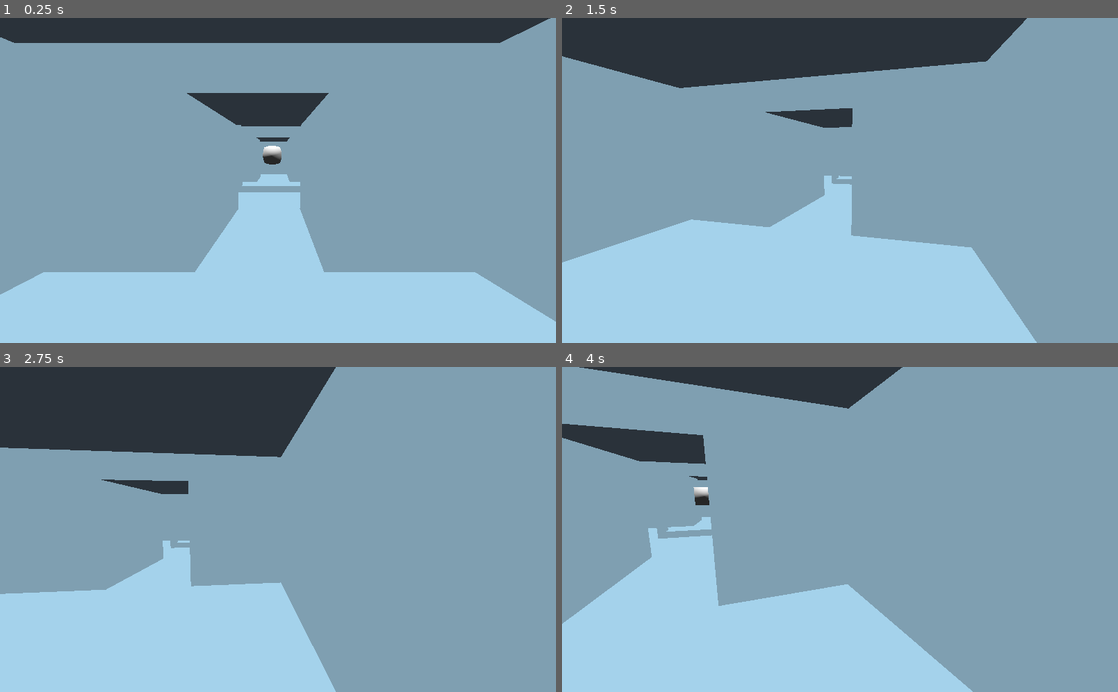
Above: before the commit, frames 1-4 (two rows, left to right).
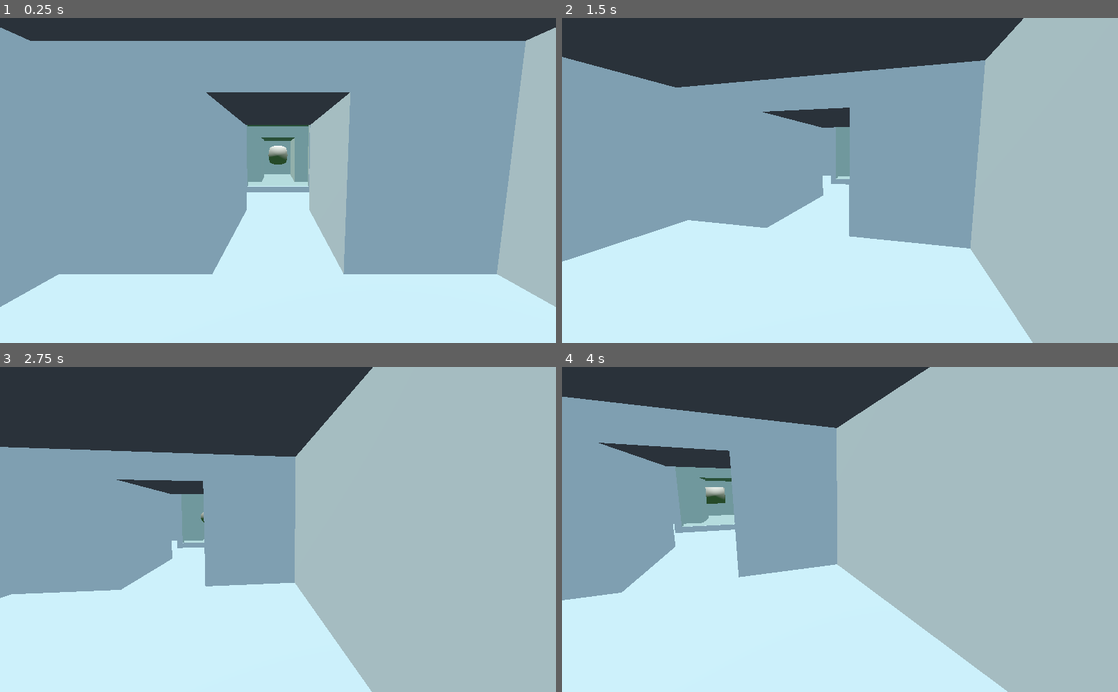
Above: after the commit, the same moments.

Repository: Eptwalabha/raymarching-godot
Game: Godot game, scene res://scene/Demo.tscn
The game is run twice, just before and just after one commit, with the same random seed, the same clock (stepped at 60 frames per second) and the same inputs.
Inputs (mouse positions are in pixels of both pictures, inside the frame that each line leads up to):
- Up to frame 1 (0.25 s): no input
- Up to frame 2 (1.5 s): tap Enter at 0.5 s; move the mouse to (867, 180) at 0.52 s; hold I (move_right) 0.53-1.28 s; move the mouse to (812, 180) at 1.27 s; hold U (move_backward) from 1.28 s (still down)
- Up to frame 3 (2.75 s): move the mouse to (289, 523) at 2.02 s; release U (move_backward) at 2.03 s; hold I (move_right) from 2.03 s (still down)
- Up to frame 4 (4 s): move the mouse to (834, 536) at 2.77 s; move the mouse to (878, 532) at 3.52 s; release I (move_right) at 3.53 s; hold A (move_left) from 3.53 s (still down)

The runs differ from the first frame. In frame 1, 36% of the frame differs, in the area x 0-100%, y 0-100%; in frame 2, 51%; in frame 3, 65%; in frame 4, 76%.

Commit message:
add floating cubes

Diff:
--- a/scene/Demo.tscn
+++ b/scene/Demo.tscn
@@ -1,22 +1,49 @@
-[gd_scene load_steps=10 format=2]
+[gd_scene load_steps=12 format=2]
 
 [ext_resource path="res://scene/test/Test3D.gd" type="Script" id=1]
 [ext_resource path="res://scene/Player.tscn" type="PackedScene" id=2]
-[ext_resource path="res://materials/RMFristRoom.tres" type="Material" id=3]
+[ext_resource path="res://scene/prop/Portal.tscn" type="PackedScene" id=3]
 [ext_resource path="res://materials/RMCorridor.tres" type="Material" id=4]
 [ext_resource path="res://scene/prop/ShowRoom.tscn" type="PackedScene" id=5]
 [ext_resource path="res://scene/prop/Slider.tscn" type="PackedScene" id=6]
 [ext_resource path="res://materials/RMWorldSpace.tres" type="Material" id=7]
 [ext_resource path="res://materials/RMLocalSpace.tres" type="Material" id=8]
+[ext_resource path="res://scene/prop/FloatingCube.tscn" type="PackedScene" id=9]
 
-[sub_resource type="QuadMesh" id=1]
-size = Vector2( 2, 2 )
+[sub_resource type="Animation" id=2]
+resource_name = "move"
+length = 5.0
+loop = true
+tracks/0/type = "value"
+tracks/0/path = NodePath("Pedestal/Cube:rotation_degrees")
+tracks/0/interp = 1
+tracks/0/loop_wrap = true
+tracks/0/imported = false
+tracks/0/enabled = true
+tracks/0/keys = {
+"times": PoolRealArray( 0, 5 ),
+"transitions": PoolRealArray( 1, 1 ),
+"update": 0,
+"values": [ Vector3( 35, 1.47399e-06, 45 ), Vector3( 35, 360, 45 ) ]
+}
+tracks/1/type = "value"
+tracks/1/path = NodePath("Pedestal/Cube:translation")
+tracks/1/interp = 2
+tracks/1/loop_wrap = true
+tracks/1/imported = false
+tracks/1/enabled = true
+tracks/1/keys = {
+"times": PoolRealArray( 0, 2.5 ),
+"transitions": PoolRealArray( 1, 1 ),
+"update": 0,
+"values": [ Vector3( 0, 0.75, 0 ), Vector3( 0, 1, 0 ) ]
+}
+
+[sub_resource type="BoxShape" id=1]
+extents = Vector3( 3, 1, 0.1 )
 
 [node name="Demo" type="Spatial"]
 script = ExtResource( 1 )
-
-[node name="KinematicBody" parent="." instance=ExtResource( 2 )]
-transform = Transform( 1, 0, 0, 0, 1, 0, 0, 0, 1, 0.215192, 0.917717, 4.04518 )
 
 [node name="Level" type="Spatial" parent="."]
 transform = Transform( 1, 0, 0, 0, 1, 0, 0, 0, 1, 0, 0.917716, 0 )
@@ -25,34 +52,30 @@
 use_collision = true
 
 [node name="CSGBox" type="CSGBox" parent="Level/CSGCombiner"]
-transform = Transform( 1, 0, 0, 0, 1, 0, 0, 0, 1, -5.59952, 0, -1.81335 )
 width = 19.0319
-height = 4.95942
+height = 4.0
 depth = 19.9936
 
 [node name="CSGCombiner" type="CSGCombiner" parent="Level/CSGCombiner"]
 operation = 2
 
 [node name="room1" type="CSGBox" parent="Level/CSGCombiner/CSGCombiner"]
-transform = Transform( 1, 0, 0, 0, 1, 0, 0, 0, 1, 0, 0.5, 4 )
-width = 5.0
-height = 2.5
-depth = 5.0
-
-[node name="room4" type="CSGBox" parent="Level/CSGCombiner/CSGCombiner"]
-transform = Transform( 1, 0, 0, 0, 1, 0, 0, 0, 1, -6, 0.5, 4 )
+transform = Transform( 1, 0, 0, 0, 1, 0, 0, 0, 1, 5, 0.5, 7 )
 width = 5.0
 height = 2.5
 depth = 5.0
 
 [node name="room2" type="CSGBox" parent="Level/CSGCombiner/CSGCombiner"]
-transform = Transform( 1, 0, 0, 0, 1, 0, 0, 0, 1, 0, 0.5, -4 )
+transform = Transform( 1, 0, 0, 0, 1, 0, 0, 0, 1, 5, 0.5, -1 )
 width = 5.0
 height = 2.5
 depth = 5.0
 
+[node name="Portal" parent="Level/CSGCombiner/CSGCombiner/room2" instance=ExtResource( 3 )]
+transform = Transform( 1, 0, 0, 0, 1, 0, 0, 0, 1, 0, 3.93391e-06, 0 )
+
 [node name="room3" type="CSGBox" parent="Level/CSGCombiner/CSGCombiner"]
-transform = Transform( 1, 0, 0, 0, 1, 0, 0, 0, 1, -11.5, 0.5, -3.5 )
+transform = Transform( 1, 0, 0, 0, 1, 0, 0, 0, 1, -4, 0.5, -1 )
 width = 6.0
 height = 2.5
 depth = 6.0
@@ -60,81 +83,92 @@
 [node name="ShowRoom" parent="Level/CSGCombiner/CSGCombiner/room3" instance=ExtResource( 5 )]
 transform = Transform( 1, 0, 0, 0, 1, 0, 0, 0, 1, 0, -1.3, 0 )
 
+[node name="room4" type="CSGBox" parent="Level/CSGCombiner/CSGCombiner"]
+transform = Transform( -4.37114e-08, 0, -1, 0, 1, 0, 1, 0, -4.37114e-08, -4, 0.5, 6 )
+width = 5.0
+height = 2.5
+depth = 5.0
+
+[node name="Slider" parent="Level/CSGCombiner/CSGCombiner/room4" instance=ExtResource( 6 )]
+transform = Transform( 1, 0, 0, 0, 1, 0, 0, 0, 1, 0, -1, -2.4 )
+
+[node name="MeshInstance" parent="Level/CSGCombiner/CSGCombiner/room4/Slider/CSGBox" index="1"]
+material/0 = ExtResource( 8 )
+
+[node name="Slider2" parent="Level/CSGCombiner/CSGCombiner/room4" instance=ExtResource( 6 )]
+transform = Transform( -1, 0, -8.74228e-08, 0, 1, 0, 8.74228e-08, 0, -1, 0, -1, 2.4 )
+
+[node name="MeshInstance" parent="Level/CSGCombiner/CSGCombiner/room4/Slider2/CSGBox" index="1"]
+material/0 = ExtResource( 7 )
+
+[node name="FloatingCubeLocal" parent="Level/CSGCombiner/CSGCombiner/room4" instance=ExtResource( 9 )]
+transform = Transform( 1, 0, 0, 0, 1, 0, 0, 0, 1, 1.361, -1, -1.3 )
+
+[node name="Cube" parent="Level/CSGCombiner/CSGCombiner/room4/FloatingCubeLocal/Pedestal" index="0"]
+material/0 = ExtResource( 8 )
+
+[node name="FloatingCubeWorld" parent="Level/CSGCombiner/CSGCombiner/room4" instance=ExtResource( 9 )]
+transform = Transform( 1, 0, 0, 0, 1, 0, 0, 0, 1, 1.361, -1, 1.3 )
+
+[node name="Cube" parent="Level/CSGCombiner/CSGCombiner/room4/FloatingCubeWorld/Pedestal" index="0"]
+material/0 = ExtResource( 7 )
+
+[node name="AnimationPlayer" parent="Level/CSGCombiner/CSGCombiner/room4/FloatingCubeWorld" index="2"]
+anims/move = SubResource( 2 )
+
 [node name="corridor12" type="CSGBox" parent="Level/CSGCombiner/CSGCombiner"]
-transform = Transform( 1, 0, 0, 0, 1, 0, 0, 0, 1, 0, 0.25, 0 )
+transform = Transform( 1, 0, 0, 0, 1, 0, 0, 0, 1, 5, 0.25, 3 )
 width = 1.5
 depth = 4.5
 
 [node name="corridor13-1" type="CSGBox" parent="Level/CSGCombiner/CSGCombiner"]
-transform = Transform( 1, 0, 0, 0, 1, 0, 0, 0, 1, 0, 0.25, -8 )
+transform = Transform( 1, 0, 0, 0, 1, 0, 0, 0, 1, 5, 0.25, -5 )
 width = 1.5
-depth = 4.5
+depth = 4.0
 
 [node name="corridor13-5" type="CSGBox" parent="Level/CSGCombiner/CSGCombiner"]
-transform = Transform( 1, 0, 0, 0, 1, 0, 0, 0, 1, -11.5, 0.25, -8 )
+transform = Transform( 1, 0, 0, 0, 1, 0, 0, 0, 1, -4, 0.25, -5 )
 width = 1.5
-depth = 4.5
+depth = 4.0
+
+[node name="corridor13-7" type="CSGBox" parent="Level/CSGCombiner/CSGCombiner"]
+transform = Transform( 1, 0, 0, 0, 1, 0, 0, 0, 1, 0.5, 0.25, -6.25 )
+width = 9.0
+depth = 1.5
 
 [node name="corridor13-6" type="CSGBox" parent="Level/CSGCombiner/CSGCombiner"]
-transform = Transform( 1, 0, 0, 0, 1, 0, 0, 0, 1, -11.5, 0.25, 1.75 )
+transform = Transform( 1, 0, 0, 0, 1, 0, 0, 0, 1, -4, 0.25, 3 )
 width = 1.5
-depth = 6.0
+depth = 2.5
 
-[node name="corridor13-2" type="CSGBox" parent="Level/CSGCombiner/CSGCombiner"]
-transform = Transform( -4.37114e-08, 0, -1, 0, 1, 0, 1, 0, -4.37114e-08, -1.5, 0.25, -9.5 )
-width = 1.5
-depth = 3.0
-
-[node name="corridor13-3" type="CSGBox" parent="Level/CSGCombiner/CSGCombiner"]
-transform = Transform( -4.37114e-08, 0, -1, 0, 1, 0, 1, 0, -4.37114e-08, -6, 0.25, -9.5 )
-width = 1.5
-depth = 6.0
+[node name="corridorShader" type="CSGBox" parent="Level/CSGCombiner/CSGCombiner"]
+transform = Transform( 1, 0, 0, 0, 1, 0, 0, 0, 1, 0.5, 0.3, -6.25 )
+width = 6.0
+depth = 1.6
 material = ExtResource( 4 )
 
-[node name="corridor13-4" type="CSGBox" parent="Level/CSGCombiner/CSGCombiner"]
-transform = Transform( -4.37114e-08, 0, -1, 0, 1, 0, 1, 0, -4.37114e-08, -10.5, 0.25, -9.5 )
-width = 1.5
-depth = 3.0
+[node name="StaticBody" type="StaticBody" parent="Level/CSGCombiner/CSGCombiner/corridorShader"]
 
-[node name="corridor13-7" type="CSGBox" parent="Level/CSGCombiner/CSGCombiner"]
-transform = Transform( -4.37114e-08, 0, -1, 0, 1, 0, 1, 0, -4.37114e-08, -9.75744, 0.25, 4 )
-width = 1.5
-depth = 3.0
+[node name="CollisionShape" type="CollisionShape" parent="Level/CSGCombiner/CSGCombiner/corridorShader/StaticBody"]
+transform = Transform( 1, 0, 0, 0, 1, 0, 0, 0, 1, 0, 0, -0.85 )
+shape = SubResource( 1 )
 
-[node name="CSGBox2" type="CSGBox" parent="Level/CSGCombiner"]
-transform = Transform( 1, 0, 0, 0, 1, 0, 0, 0, 1, 0, 0.5, -4 )
-width = 2.5
-height = 2.5
-depth = 0.3
+[node name="CollisionShape2" type="CollisionShape" parent="Level/CSGCombiner/CSGCombiner/corridorShader/StaticBody"]
+transform = Transform( 1, 0, 0, 0, 1, 0, 0, 0, 1, 0, 0, 0.85 )
+shape = SubResource( 1 )
 
-[node name="CSGBox3" type="CSGBox" parent="Level/CSGCombiner/CSGBox2"]
-operation = 2
-width = 2.1
-height = 2.1
-depth = 0.4
+[node name="DirectionalLight" type="DirectionalLight" parent="."]
+transform = Transform( -0.890421, -0.110649, -0.441482, -0.402315, 0.644914, 0.649791, 0.212819, 0.756203, -0.618761, 0, 7.63646, 0 )
+light_color = Color( 0.960784, 0.952941, 0.741176, 1 )
+light_energy = 0.4
 
-[node name="MeshInstance2" type="MeshInstance" parent="Level/CSGCombiner/CSGBox2"]
-transform = Transform( 1, 0, 0, 0, 1, 0, 0, 0, 1, 0, 0, 0.05 )
-mesh = SubResource( 1 )
-material/0 = ExtResource( 3 )
+[node name="KinematicBody" parent="." instance=ExtResource( 2 )]
+transform = Transform( 1, 0, 0, 0, 1, 0, 0, 0, 1, 5, 1.26155, 7 )
 
-[node name="MeshInstance3" type="MeshInstance" parent="Level/CSGCombiner/CSGBox2"]
-transform = Transform( -1, 0, -8.74228e-08, 0, 1, 0, 8.74228e-08, 0, -1, 0, 0, -0.05 )
-mesh = SubResource( 1 )
-material/0 = ExtResource( 3 )
+[editable path="Level/CSGCombiner/CSGCombiner/room4/Slider"]
 
-[node name="Slider" parent="Level" instance=ExtResource( 6 )]
-transform = Transform( 1, 0, 0, 0, 1, 0, 0, 0, 1, -6, -0.5, 1.6 )
+[editable path="Level/CSGCombiner/CSGCombiner/room4/Slider2"]
 
-[node name="MeshInstance" parent="Level/Slider/CSGBox" index="1"]
-material/0 = ExtResource( 8 )
+[editable path="Level/CSGCombiner/CSGCombiner/room4/FloatingCubeLocal"]
 
-[node name="Slider2" parent="Level" instance=ExtResource( 6 )]
-transform = Transform( -1, 0, -8.74228e-08, 0, 1, 0, 8.74228e-08, 0, -1, -6, -0.5, 6.4 )
-
-[node name="MeshInstance" parent="Level/Slider2/CSGBox" index="1"]
-material/0 = ExtResource( 7 )
-
-[editable path="Level/Slider"]
-
-[editable path="Level/Slider2"]
+[editable path="Level/CSGCombiner/CSGCombiner/room4/FloatingCubeWorld"]
--- /dev/null
+++ b/scene/prop/FloatingCube.tscn
@@ -0,0 +1,68 @@
+[gd_scene load_steps=6 format=2]
+
+[sub_resource type="SpatialMaterial" id=1]
+albedo_color = Color( 0.388235, 0.388235, 0.388235, 1 )
+
+[sub_resource type="CylinderMesh" id=2]
+material = SubResource( 1 )
+top_radius = 0.1
+bottom_radius = 0.2
+height = 0.3
+
+[sub_resource type="CubeMesh" id=3]
+size = Vector3( 0.5, 0.5, 0.5 )
+
+[sub_resource type="CylinderShape" id=5]
+radius = 0.5
+height = 1.5
+
+[sub_resource type="Animation" id=4]
+resource_name = "move"
+length = 5.0
+loop = true
+tracks/0/type = "value"
+tracks/0/path = NodePath("Pedestal/Cube:rotation_degrees")
+tracks/0/interp = 1
+tracks/0/loop_wrap = true
+tracks/0/imported = false
+tracks/0/enabled = true
+tracks/0/keys = {
+"times": PoolRealArray( 0, 5 ),
+"transitions": PoolRealArray( 1, 1 ),
+"update": 0,
+"values": [ Vector3( 35, 1.47399e-06, 45 ), Vector3( 35, 360, 45 ) ]
+}
+tracks/1/type = "value"
+tracks/1/path = NodePath("Pedestal/Cube:translation")
+tracks/1/interp = 2
+tracks/1/loop_wrap = true
+tracks/1/imported = false
+tracks/1/enabled = true
+tracks/1/keys = {
+"times": PoolRealArray( 0, 2.5 ),
+"transitions": PoolRealArray( 1, 1 ),
+"update": 0,
+"values": [ Vector3( 0, 0.75, 0 ), Vector3( 0, 1, 0 ) ]
+}
+
+[node name="FloatingCube" type="Spatial"]
+
+[node name="Pedestal" type="MeshInstance" parent="."]
+transform = Transform( 1, 0, 0, 0, 1, 0, 0, 0, 1, 0, 0.15, 0 )
+mesh = SubResource( 2 )
+material/0 = null
+
+[node name="Cube" type="MeshInstance" parent="Pedestal"]
+transform = Transform( 0.29305, 0.508629, 0.809579, 0.579228, 0.579228, -0.573576, -0.760668, 0.637017, -0.124869, 0, 0.890194, 0 )
+mesh = SubResource( 3 )
+material/0 = null
+
+[node name="StaticBody" type="StaticBody" parent="."]
+
+[node name="CollisionShape" type="CollisionShape" parent="StaticBody"]
+transform = Transform( 1, 0, 0, 0, 1, 0, 0, 0, 1, 0, 0.75, 0 )
+shape = SubResource( 5 )
+
+[node name="AnimationPlayer" type="AnimationPlayer" parent="."]
+autoplay = "move"
+anims/move = SubResource( 4 )
--- /dev/null
+++ b/scene/prop/Portal.tscn
@@ -0,0 +1,50 @@
+[gd_scene load_steps=6 format=2]
+
+[ext_resource path="res://materials/RMFristRoom.tres" type="Material" id=1]
+
+[sub_resource type="QuadMesh" id=1]
+size = Vector2( 2, 2 )
+
+[sub_resource type="BoxShape" id=2]
+extents = Vector3( 1.25, 1.25, 0.15 )
+
+[sub_resource type="SpatialMaterial" id=3]
+flags_transparent = true
+albedo_color = Color( 0.290196, 0.811765, 0.247059, 0.25098 )
+
+[sub_resource type="CubeMesh" id=4]
+material = SubResource( 3 )
+size = Vector3( 2.11, 2.11, 0.25 )
+
+[node name="CSGBox2" type="Spatial"]
+transform = Transform( 1, 0, 0, 0, 1, 0, 0, 0, 1, 0, 0.5, -4 )
+
+[node name="CSGBox" type="CSGBox" parent="."]
+width = 2.5
+height = 2.5
+depth = 0.3
+
+[node name="CSGBox3" type="CSGBox" parent="CSGBox"]
+operation = 2
+width = 2.1
+height = 2.1
+depth = 0.4
+
+[node name="MeshInstance2" type="MeshInstance" parent="."]
+transform = Transform( 1, 0, 0, 0, 1, 0, 0, 0, 1, 0, 0, 0.05 )
+mesh = SubResource( 1 )
+material/0 = ExtResource( 1 )
+
+[node name="MeshInstance3" type="MeshInstance" parent="."]
+transform = Transform( -1, 0, -8.74228e-08, 0, 1, 0, 8.74228e-08, 0, -1, 0, 0, -0.05 )
+mesh = SubResource( 1 )
+material/0 = ExtResource( 1 )
+
+[node name="StaticBody" type="StaticBody" parent="."]
+
+[node name="CollisionShape" type="CollisionShape" parent="StaticBody"]
+shape = SubResource( 2 )
+
+[node name="MeshInstance" type="MeshInstance" parent="."]
+mesh = SubResource( 4 )
+material/0 = null
--- a/shaders/RMCorridor.shader
+++ b/shaders/RMCorridor.shader
@@ -5,8 +5,8 @@
 uniform vec3 light = vec3(0., 5., 0.);
 
 const float SURFACE_DISTANCE = 0.001;
-const float MAX_DISTANCE = 300.;
-const int MAX_STEP = 300;
+const float MAX_DISTANCE = 150.;
+const int MAX_STEP = 200;
 
 varying vec3 v;
 varying vec3 rO;
@@ -62,10 +62,7 @@
 
 vec3 background(vec3 p) {
 	vec3 bg = vec3(0.);
-//	float y = p.y * .5 + .5;
-//	bg += (1. - y) * vec3(1.);
 	return vec3(1. - pow(abs(p.y), .01));
-//	return vec3(sin(p.y) * 0.5 + 0.5);
 }
 
 void vertex() {
@@ -82,9 +79,7 @@
 
 	if (d <= MAX_DISTANCE) {
 		float shade = clamp(0., 1., getLight(rO + dr * d, vec3(0., 50., 0.), TIME));
-		c = mix(vec3(shade), c, smoothstep(30., 200., d));
-//		c = vec3(diff);
-//		c = mix(c, background(dr), smoothstep(40., 100., d));
+		c = mix(vec3(shade), c, smoothstep(30., 120., d));
 	}
 	ALBEDO.xyz = c;
 }
--- a/shaders/RMKey.shader
+++ b/shaders/RMKey.shader
@@ -4,7 +4,7 @@
 
 const float SURFACE_DISTANCE = 0.0001;
 const float MAX_DISTANCE = 20.;
-const int MAX_STEP = 300;
+const int MAX_STEP = 150;
 
 varying vec3 v;
 varying vec3 rO;
@@ -55,9 +55,11 @@
 	float key = sdBox(q - vec3(.15, 0., -.45), vec3(.09, .035, .1));
 	key = max(-sdBox(q - vec3(0.3, 0., -.45), vec3(.1, .1, .06)), key);
 	key = max(-sdBox(q - vec3(0.25, 0., -.425), vec3(.1, .1, .03)), key);
+	key = max(-sdBox(q - vec3(0.15, 0.03, -.425), vec3(.03, .02, .2)), key);
+	key = max(-sdBox(q - vec3(0.23, -0.035, -.425), vec3(.03, .02, .2)), key);
 	d = smin(d, key, .03);
 //	float d = sdRing()
-	return d;
+	return d - .005;
 }
 
 float GetDist(vec3 p, float time) {
